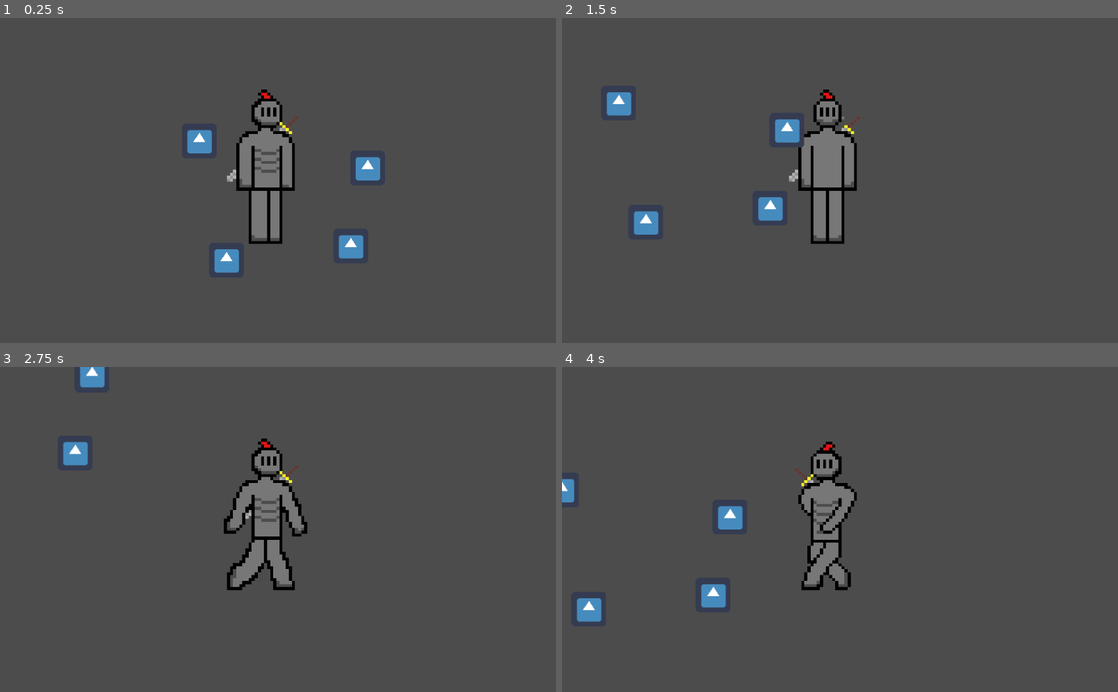
Above: before the commit, frames 1-4 (two rows, left to right).
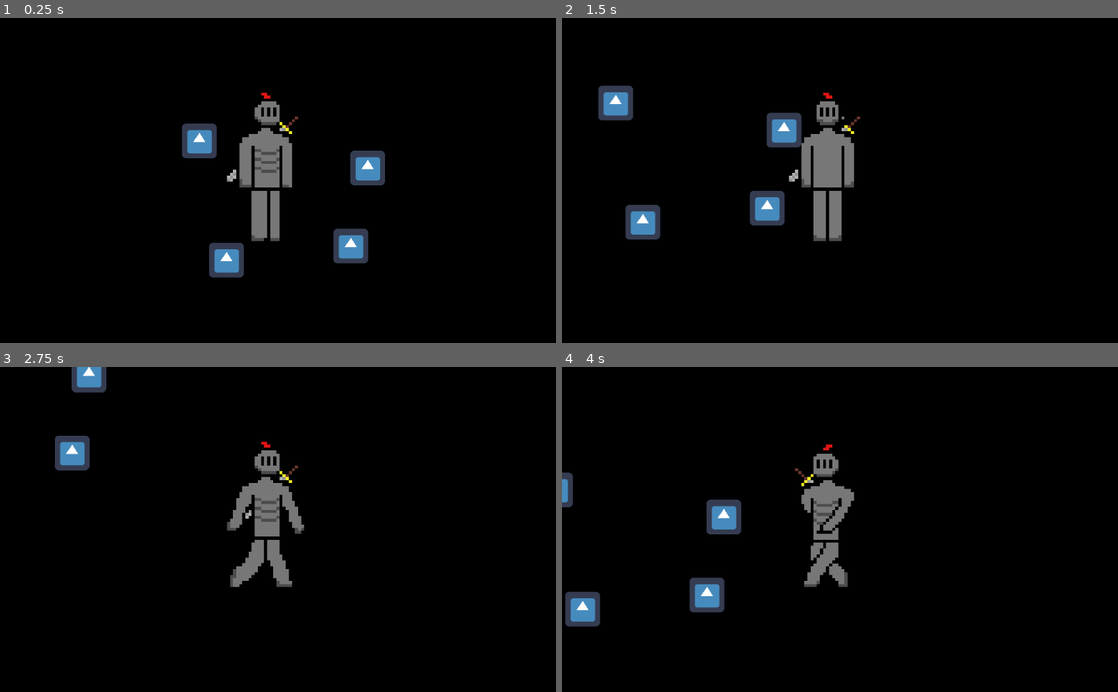
Above: after the commit, the same moments.

Repository: fruitman11500/2d-cthulu-game
Game: Godot game, scene res://main.tscn
Two runs of this game, one before a commit and one after it. Both use one fixed random seed, a clock stepped at 60 frames per second and the inputs below. The engine's default icon, where the game draws it, is replaced by a stand-in: a white triangle on a blue panel in a dark square.
Inputs:
- Up to frame 1 (0.25 s): no input
- Up to frame 2 (1.5 s): tap Enter at 0.5 s; hold D (right) 0.53-1.28 s; hold S (down) from 1.28 s (still down)
- Up to frame 3 (2.75 s): release S (down) at 2.03 s; hold D (right) from 2.03 s (still down)
- Up to frame 4 (4 s): release D (right) at 2.78 s; hold W (up) 2.78-3.53 s; hold A (left) from 3.53 s (still down)

The runs differ from the first frame. In frame 1, 94% of the frame differs, in the area x 0-100%, y 0-100%; in frame 2, 95%; in frame 3, 95%; in frame 4, 96%.

Commit message:
drugs

Diff:
--- a/Nate/2d cthulu game (real)/Player.gd
+++ b/Nate/2d cthulu game (real)/Player.gd
@@ -18,9 +18,13 @@
 	if Input.is_action_pressed("left"):
 		velocity.x = -1
 		sprite.animation = 'left'
+	elif Input.is_action_just_released("left"):
+		sprite.animation = 'stand_left'
 	elif Input.is_action_pressed("right"):
 		velocity.x = 1
 		sprite.animation = 'right'
+	elif Input.is_action_just_released("right"):
+		sprite.animation = 'stand_right'
 	else:
 		velocity.x = 0
 
--- a/Nate/2d cthulu game (real)/project.godot
+++ b/Nate/2d cthulu game (real)/project.godot
@@ -47,4 +47,5 @@
 
 [rendering]
 
+environment/default_clear_color=Color( 0, 0, 0, 1 )
 environment/default_environment="res://default_env.tres"
